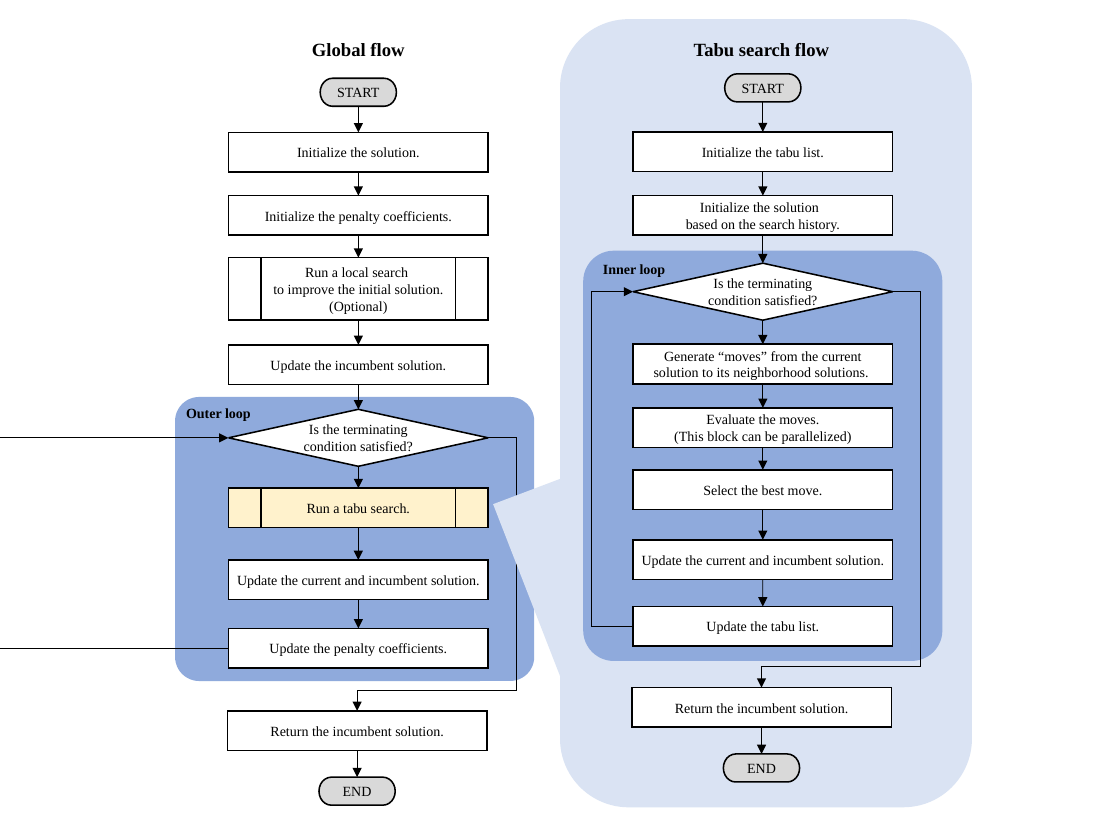
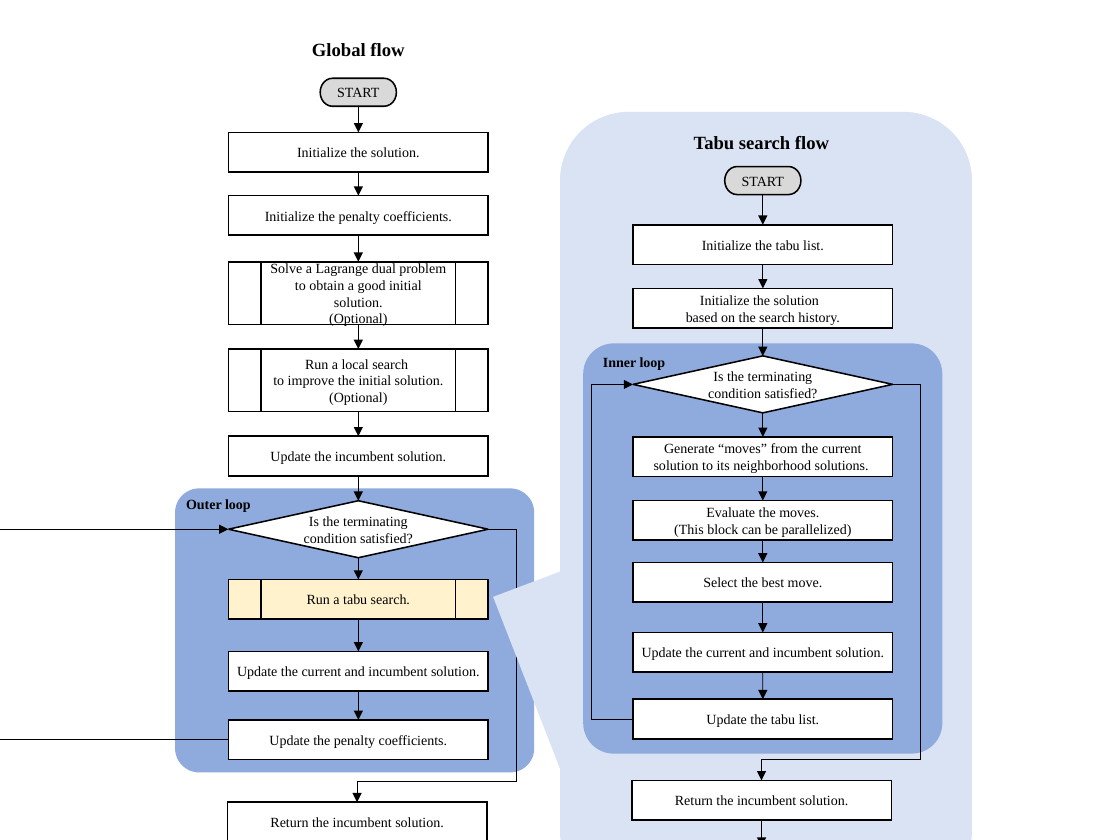
Before and after one commit to snowberryfield/printemps, a slide deck: slide 1 of asset/figure.pptx. Drawn at 1120x840 pixels with LibreOffice and Linux fonts; fonts in the diff are those of the drawing. Boxes give left, top, right and bottom in pixels: in the first picture for what was removed or moved away, otherwise in the second. Text is boxed around its words. In the diff, an @@ line names an element or a change of style, - is before the commit and + after.

Commit message:
Update the solver option guide. Some default values of options have been updated in the codes and the document.

```diff
--- a/asset/figure.pptx
+++ b/asset/figure.pptx
@@ arrow moved from (357, 750) - (357, 777) to (358, 235) - (358, 262) @@
@@ flow chart predefined process added at (228,262,488,325), fill #FFFFFF, outline #000000 1 pt, 9 pt, text #000000 @@
+Solve a Lagrange dual problem
+to obtain a good initial solution.
+(Optional)
@@ 6 rectangles, 6 arrows, 2 elbow arrows, 1 diamond, 1 pill shape, 1 text, 1 rounded speech box, 1 rounded rectangle: place and size @@
-6 rectangles, 6 arrows, 2 elbow arrows, 1 diamond, 1 pill shape, 1 text, 1 rounded speech box, 1 rounded rectangle at (560,19,972,808)
+6 rectangles, 6 arrows, 2 elbow arrows, 1 diamond, 1 pill shape, 1 text, 1 rounded speech box, 1 rounded rectangle at (560,112,972,840)
@@ 8 arrows, 6 rectangles, 2 flow chart predefined processes, 2 texts, 2 elbow arrows, 1 diamond, 1 rounded rectangle: place and size @@
-8 arrows, 6 rectangles, 2 flow chart predefined processes, 2 texts, 2 elbow arrows, 1 diamond, 1 rounded rectangle at (175,196,893,750)
+8 arrows, 6 rectangles, 2 flow chart predefined processes, 2 texts, 2 elbow arrows, 1 diamond, 1 rounded rectangle at (175,288,893,840)
@@ pill shape removed at (319,777,395,805) @@
-END
@@ pill shape removed at (724,754,800,782) @@
-END
@@ arrow moved from (762, 727) - (762, 754) to (762, 820) - (762, 840) @@
```
Also in this commit, not shown: 7 other files.
